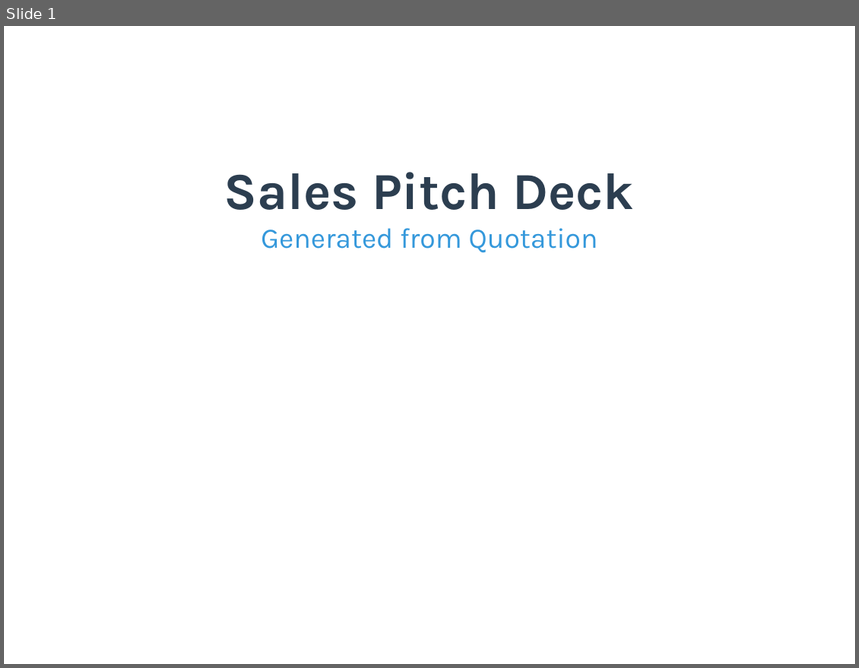
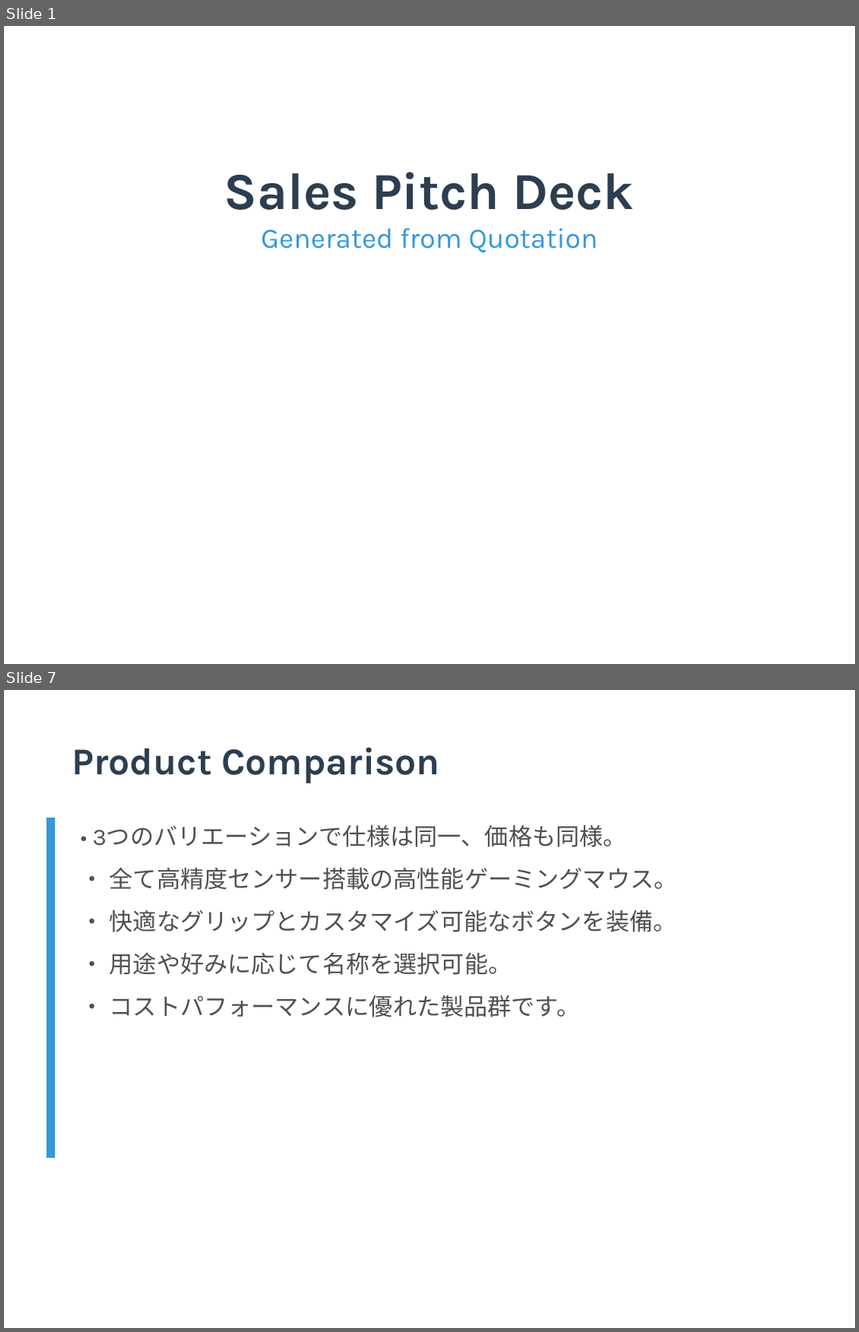
Before and after one commit to TejasGupta-27/b2b-sales-backend, a slide deck: Data/pitch_decks/pitch_deck_001.pptx. Shown one above the other, each under a label of ours: slide 1 before the commit, slides 1 and 7 after it; the slides between them are not shown. The pictures are 859x668 and 859x1332 pixels, drawn with LibreOffice and Linux fonts; fonts in the diff are those of the drawing; background and template pictures are left out. Boxes give left, top, right and bottom in pixels: in the first picture for what was removed or moved away, otherwise in the second. Text is boxed around its words. In the diff, an @@ line names an element or a change of style, - is before the commit and + after.

```diff
--- a/Data/pitch_decks/pitch_deck_001.pptx
+++ b/Data/pitch_decks/pitch_deck_001.pptx
@@ slide 7 added at [4,690,855,1328], background #FFFFFF @@
@@ text added at [72,747,440,783], 32 pt, text #2C3E50, bold @@
+Product Comparison
@@ rectangle added at [47,818,55,1158], fill #3498DB @@
@@ text added at [93,825,678,1018], 20 pt, text #505050 @@
+• 3つのバリエーションで仕様は同一、価格も同様。
+• 全て高精度センサー搭載の高性能ゲーミングマウス。
+• 快適なグリップとカスタマイズ可能なボタンを装備。
+• 用途や好みに応じて名称を選択可能。
+• コストパフォーマンスに優れた製品群です。
```
Also in this commit, not shown: 1 slide changed, 7 other slides added, 8 slides removed, 31 other files.
